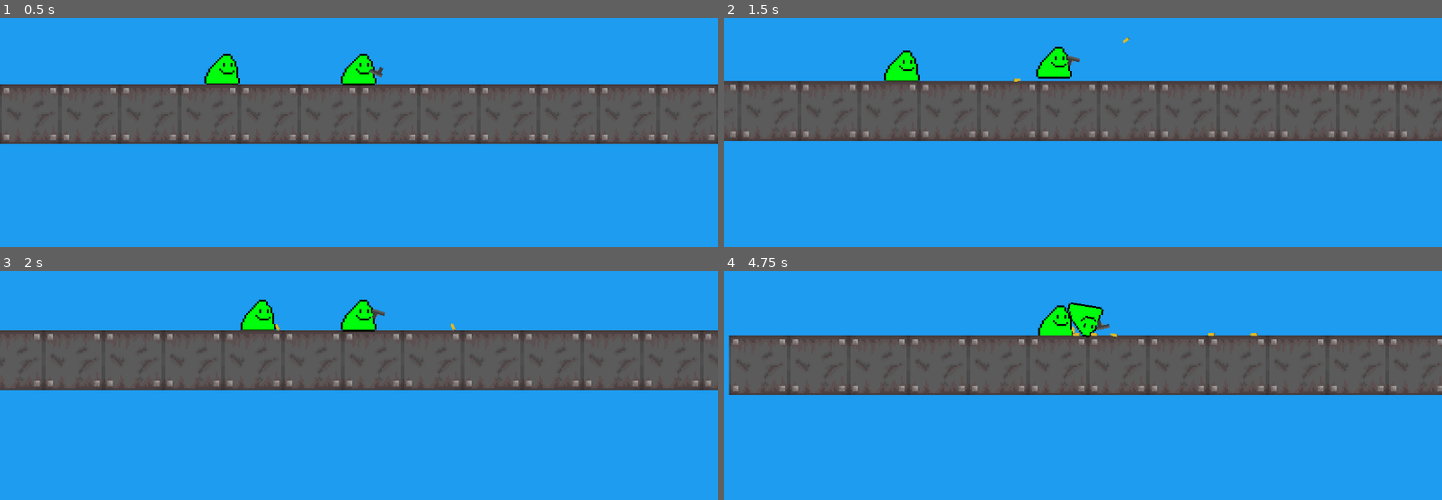
Above: before the commit, frames 1-4 (two rows, left to right).
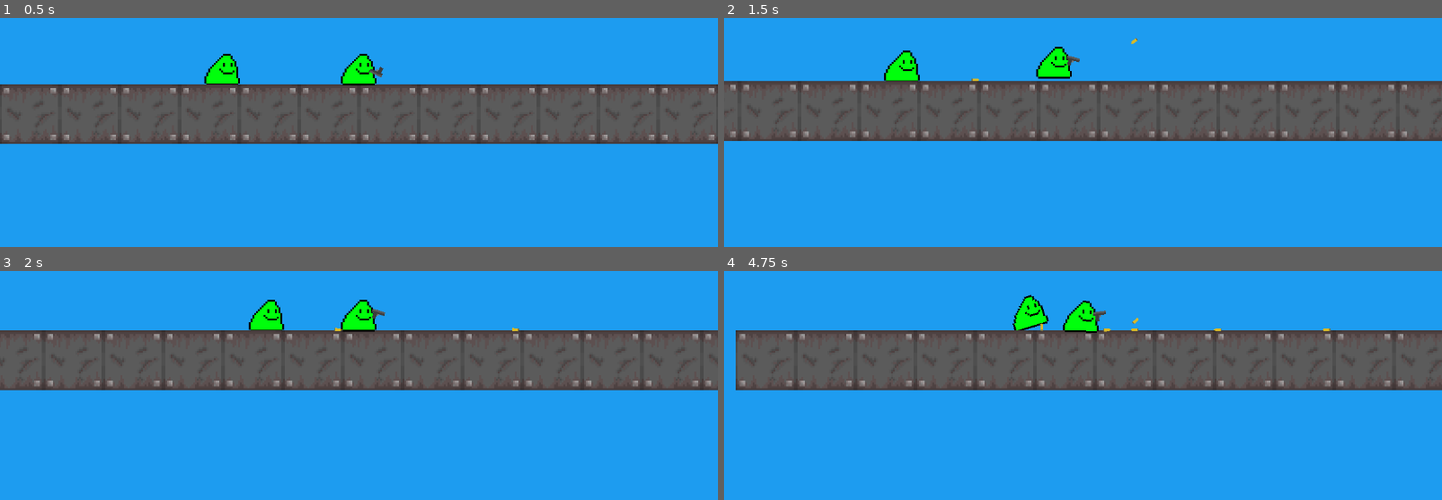
Above: after the commit, the same moments.

Repository: a0fefd/blobs-with-guns-remastered
Game: Godot game, scene res://scenes/levels/world.tscn
Two runs of this game, one before a commit and one after it. Both use one fixed random seed, a clock stepped at 60 frames per second and the inputs below.
Inputs (mouse positions are in pixels of both pictures, inside the frame that each line leads up to):
- Up to frame 1 (0.5 s): no input
- Up to frame 2 (1.5 s): move the mouse to (1047, 143) at 0.52 s; click (1047, 143) at 0.6 s; move the mouse to (1298, 123) at 1.27 s; click (1298, 123) at 1.35 s
- Up to frame 3 (2 s): no input
- Up to frame 4 (4.75 s): move the mouse to (outside the picture) at 2.02 s; click (outside the picture) at 2.1 s; move the mouse to (1118, 314) at 2.77 s; click (1118, 314) at 2.85 s; move the mouse to (outside the picture) at 3.52 s; click (outside the picture) at 3.6 s; move the mouse to (1240, 296) at 4.27 s; click (1240, 296) at 4.35 s

Frame 1 is identical in both runs. In frame 2, less than 0.1% of the frame differs, in the area x 34-58%, y 8-28%; in frame 3, 0.5%; in frame 4, 8.7%, in the area x 0-100%, y 10-55%.

Commit message:
Fix shell ejection direction

Diff:
--- a/scripts/gun.gd
+++ b/scripts/gun.gd
@@ -31,7 +31,11 @@
 	var shell_inst = shell.instantiate()
 	world.add_child(shell_inst)
 	shell_inst.global_transform = shell_pos.global_transform
-	shell_inst.apply_force(eject_force, Vector2.RIGHT * shell_spin)
+
+	if get_parent().scale.x == 1:
+		shell_inst.apply_force(eject_force.rotated(global_rotation), Vector2(shell_spin, 0).rotated(global_rotation))
+	else:
+		shell_inst.apply_force(eject_force.rotated(-global_rotation), Vector2(shell_spin, 0).rotated(-global_rotation))
 
 
 func create_bullet():
